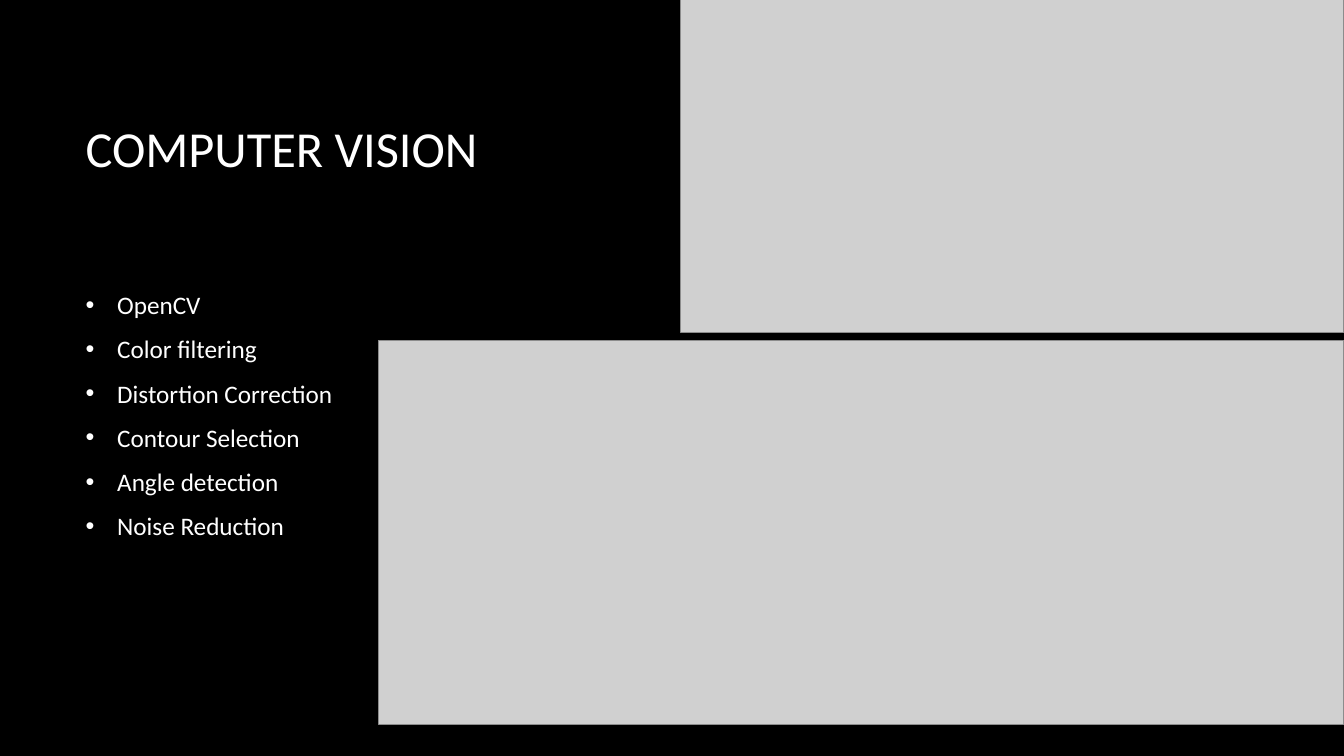
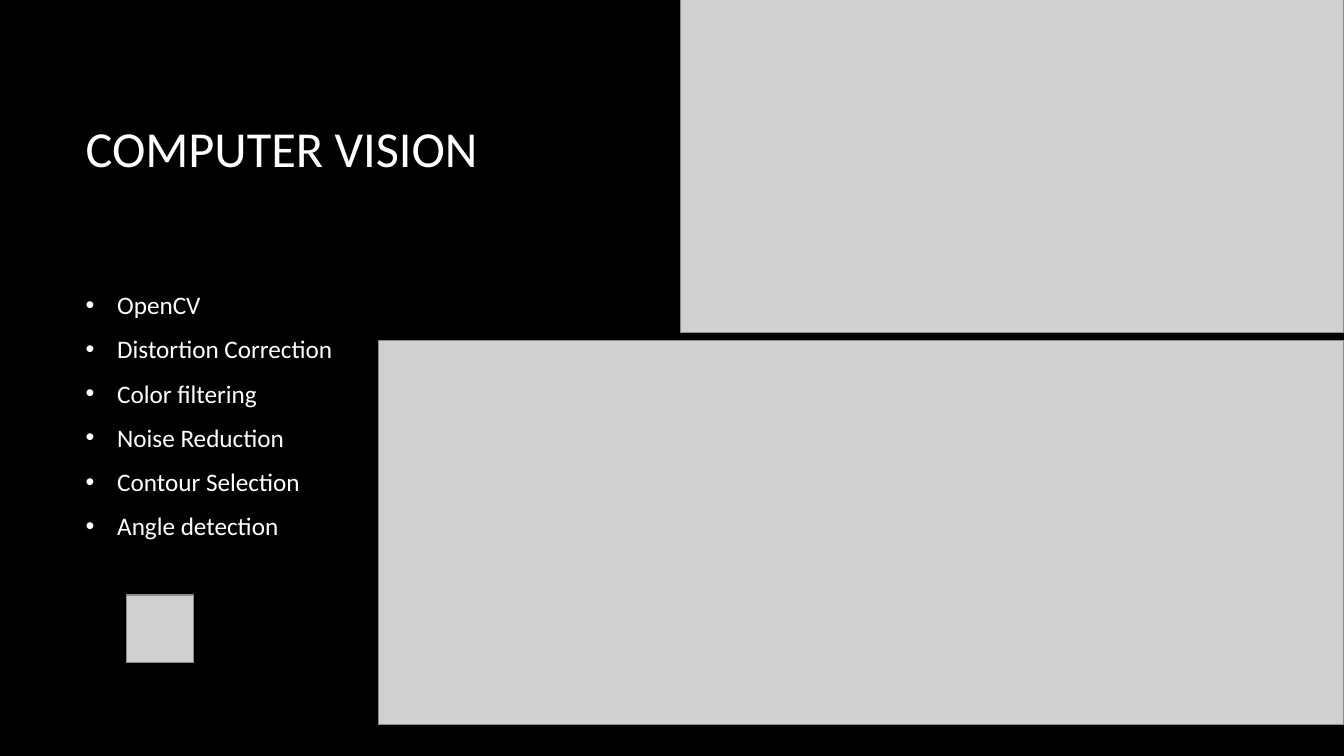
Before and after one commit to JohnRipple/SEED, a slide deck: slide 6 of Demo 1/Project Presentation.pptx. Drawn at 1344x756 pixels with LibreOffice and Linux fonts; fonts in the diff are those of the drawing; grey boxes stand for pictures; background and template pictures are left out. Boxes give left, top, right and bottom in pixels: in the first picture for what was removed or moved away, otherwise in the second. Text is boxed around its words. In the diff, an @@ line names an element or a change of style, - is before the commit and + after.

```diff
--- a/Demo 1/Project Presentation.pptx
+++ b/Demo 1/Project Presentation.pptx
@@ text at bbox=[117, 340, 332, 358]: paragraph added @@
+• Distortion Correction
@@ text at bbox=[117, 429, 284, 447]: text changed @@
-• Distortion Correction
+• Noise Reduction
@@ text at bbox=[117, 517, 284, 535]: paragraph removed @@
-• Noise Reduction
@@ picture added at bbox=[126, 595, 194, 662] @@
```
Also in this commit, not shown: 2 other slides changed.
